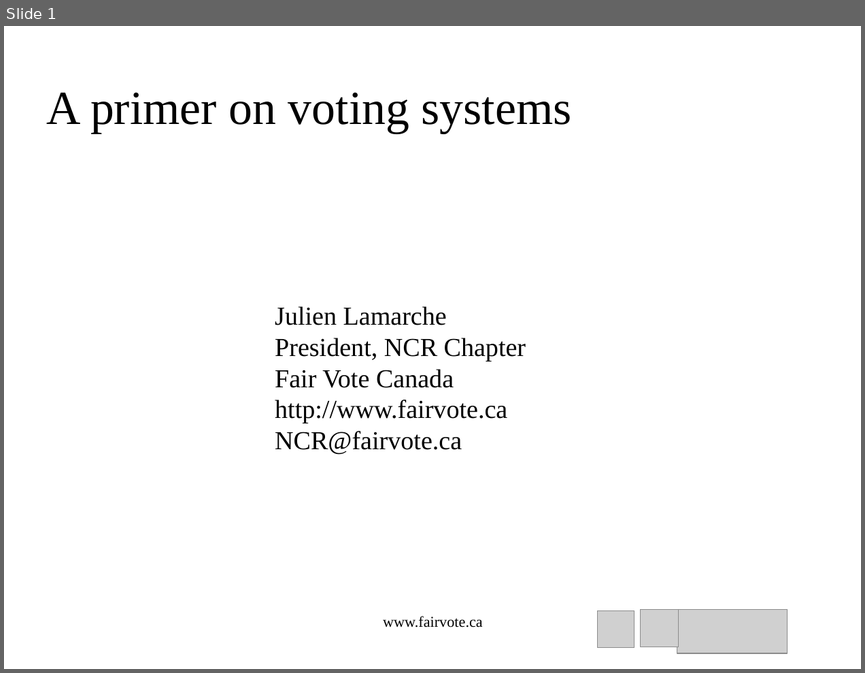
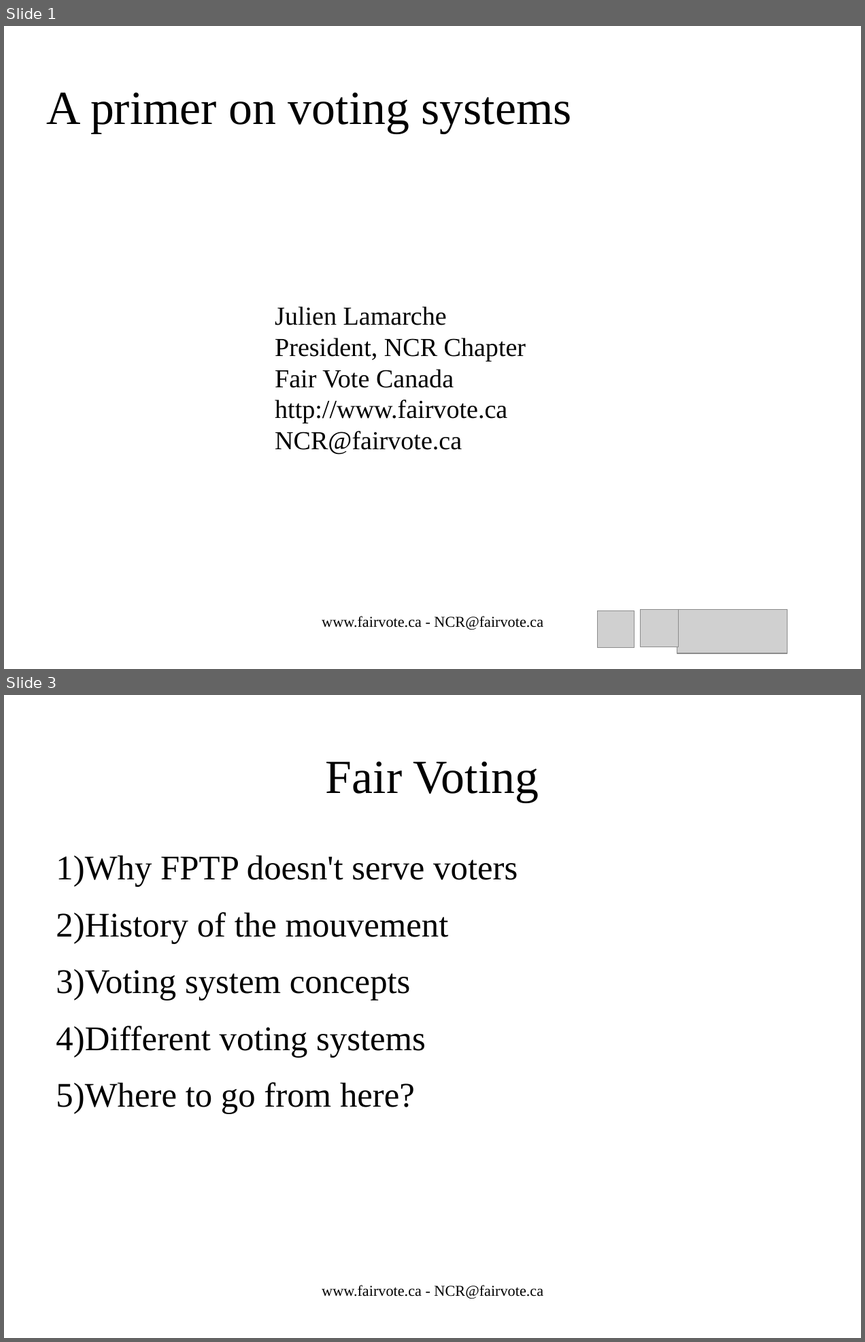
Before and after one commit to cyclingzealot/fvc_presentation, a slide deck: votingSystems.odp. Shown one above the other, each under a label of ours: slide 1 before the commit, slides 1 and 3 after it; the slides between them are not shown. The pictures are 865x673 and 865x1342 pixels, drawn with LibreOffice and Linux fonts; fonts in the diff are those of the drawing; grey boxes stand for pictures. Boxes give left, top, right and bottom in pixels: in the first picture for what was removed or moved away, otherwise in the second. Text is boxed around its words. In the diff, an @@ line names an element or a change of style, - is before the commit and + after.

```diff
--- a/votingSystems.odp
+++ b/votingSystems.odp
@@ slide 3 added at (x1=4, y1=695, x2=861, y2=1338), background #FFFFFF @@
@@ title added at (x1=326, y1=761, x2=538, y2=802), 44 pt, text #000000 @@
+Fair Voting
@@ text added at (x1=56, y1=855, x2=517, y2=1114), 32 pt, text #000000 @@
+1) Why FPTP doesn't serve voters
+2) History of the mouvement
+3) Voting system concepts
+4) Different voting systems
+5) Where to go from here?
@@ text added at (x1=322, y1=1285, x2=543, y2=1299), 14 pt, text #000000 @@
+www.fairvote.ca - NCR@fairvote.ca
@@ slide 1 changed as well @@
@@ text at (x1=322, y1=616, x2=543, y2=630): text changed @@
-www.fairvote.ca
+www.fairvote.ca - NCR@fairvote.ca
```
Also in this commit, not shown: 56 other slides changed, 8 other slides added, 8 other files.
